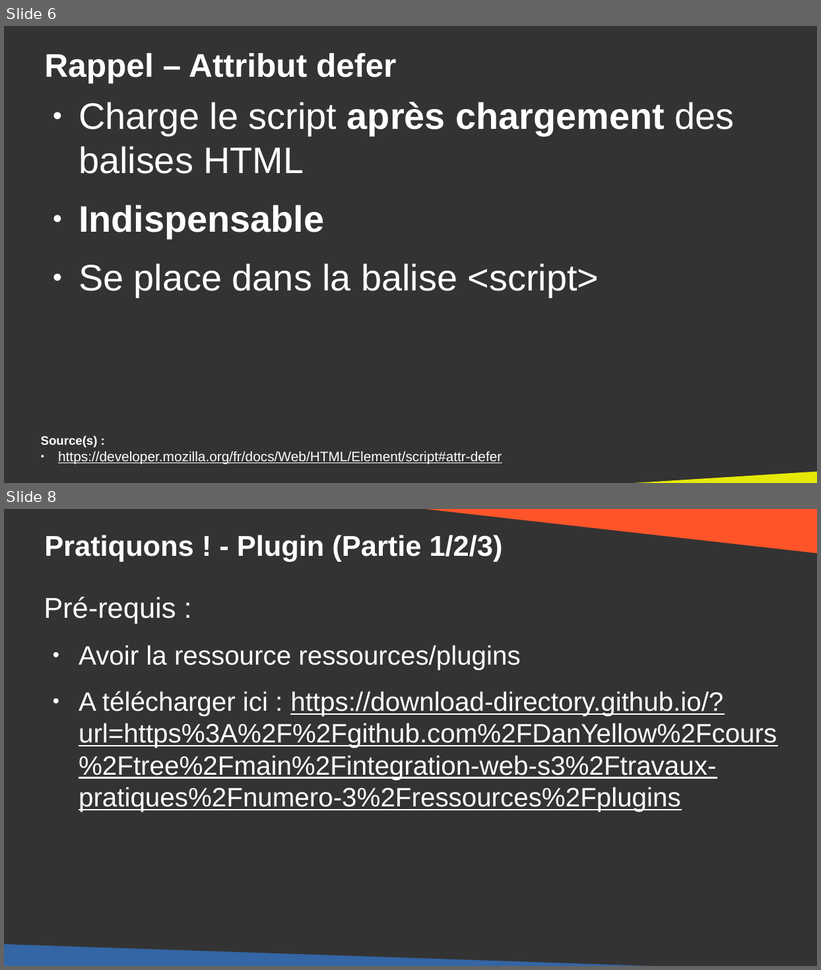
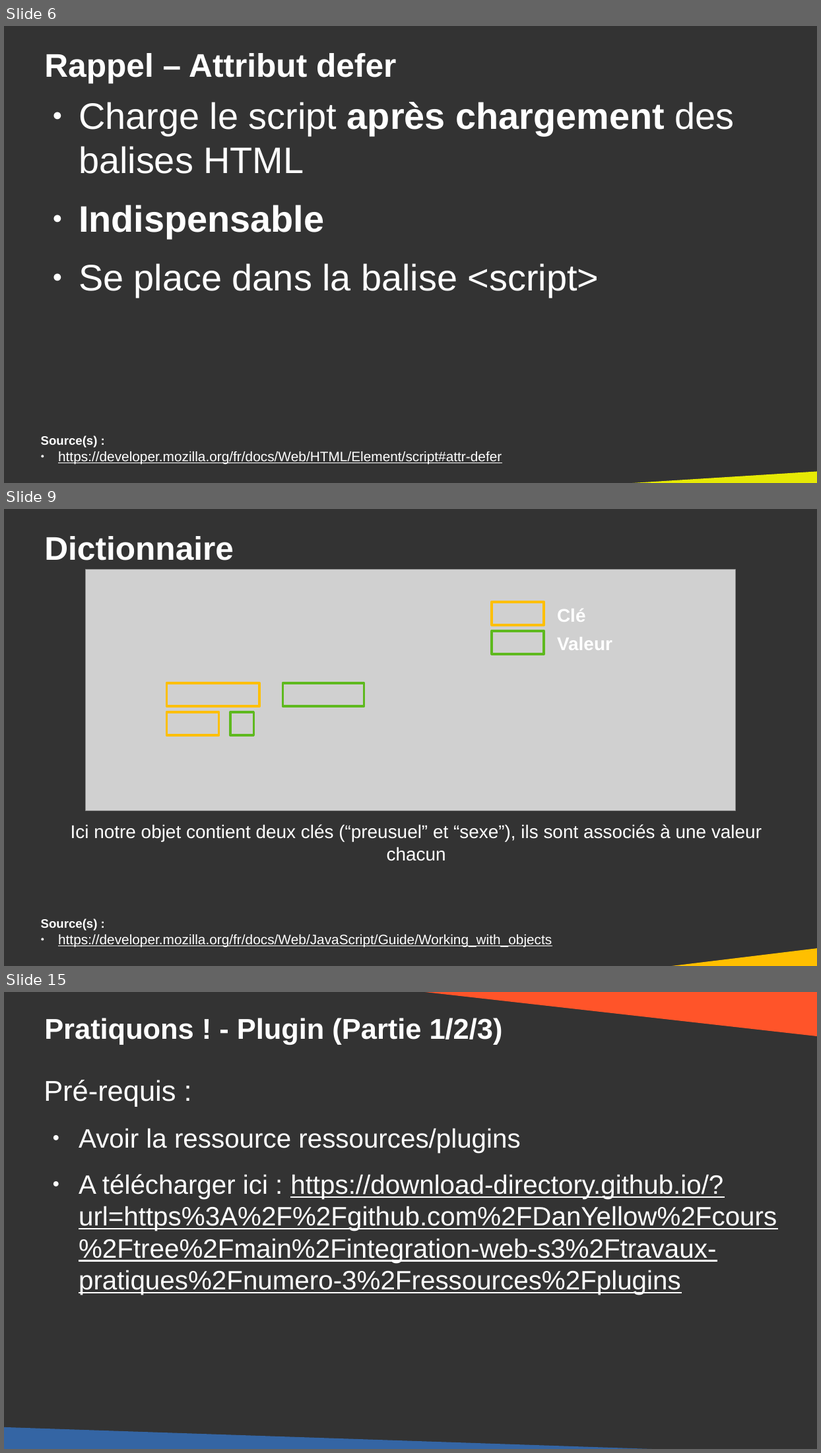
Before and after one commit to DanYellow/cours, a slide deck: integration-web-s3/travaux-pratiques/numero-3/presentation.odp. Shown one above the other, each under a label of ours: slides 6 and 8 before the commit, slides 6, 9 and 15 after it; the slides between them are not shown. The pictures are 821x970 and 821x1453 pixels, drawn with LibreOffice and Linux fonts; fonts in the diff are those of the drawing; grey boxes stand for pictures. Boxes give left, top, right and bottom in pixels: in the first picture for what was removed or moved away, otherwise in the second. Text is boxed around its words. In the diff, an @@ line names an element or a change of style, - is before the commit and + after.

```diff
--- a/integration-web-s3/travaux-pratiques/numero-3/presentation.odp
+++ b/integration-web-s3/travaux-pratiques/numero-3/presentation.odp
@@ slide 9 added at <box>4,509,817,966</box>, background #333333 @@
@@ title added at <box>44,536,234,560</box>, 32 pt, text #FFFFFF, bold @@
+Dictionnaire
@@ picture added at <box>85,570,736,811</box> @@
@@ rectangle added at <box>492,602,544,625</box>, outline #FFBF00 2.3 pt @@
@@ text added at <box>557,609,585,622</box>, 18 pt, text #FFFFFF, bold @@
+Clé
@@ rectangle added at <box>492,630,544,654</box>, outline #5EB91E 2.3 pt @@
@@ text added at <box>557,637,613,650</box>, 18 pt, text #FFFFFF, bold @@
+Valeur
@@ rectangle added at <box>166,683,259,706</box>, outline #FFBF00 2.3 pt @@
@@ rectangle added at <box>283,683,364,706</box>, outline #5EB91E 2.3 pt @@
@@ rectangle added at <box>166,713,218,735</box>, outline #FFBF00 2.3 pt @@
@@ rectangle added at <box>230,713,253,735</box>, outline #5EB91E 2.3 pt @@
@@ text added at <box>71,824,762,861</box>, 18 pt, text #FFFFFF @@
+Ici notre objet contient deux clés (“preusuel” et “sexe”), ils sont associés à une valeur chacun
@@ text added at <box>41,919,552,948</box>, 13.4 pt, text #FFFFFF, underline @@
+Source(s) :
+● https://developer.mozilla.org/fr/docs/Web/JavaScript/Guide/Working_with_objects
@@ right triangle added at <box>634,945,817,966</box>, fill #FFBF00 @@
@@ what was slide 8 is now slide 15 @@
```
Also in this commit, not shown: 1 slide changed, 6 other slides added, 2 other files.
